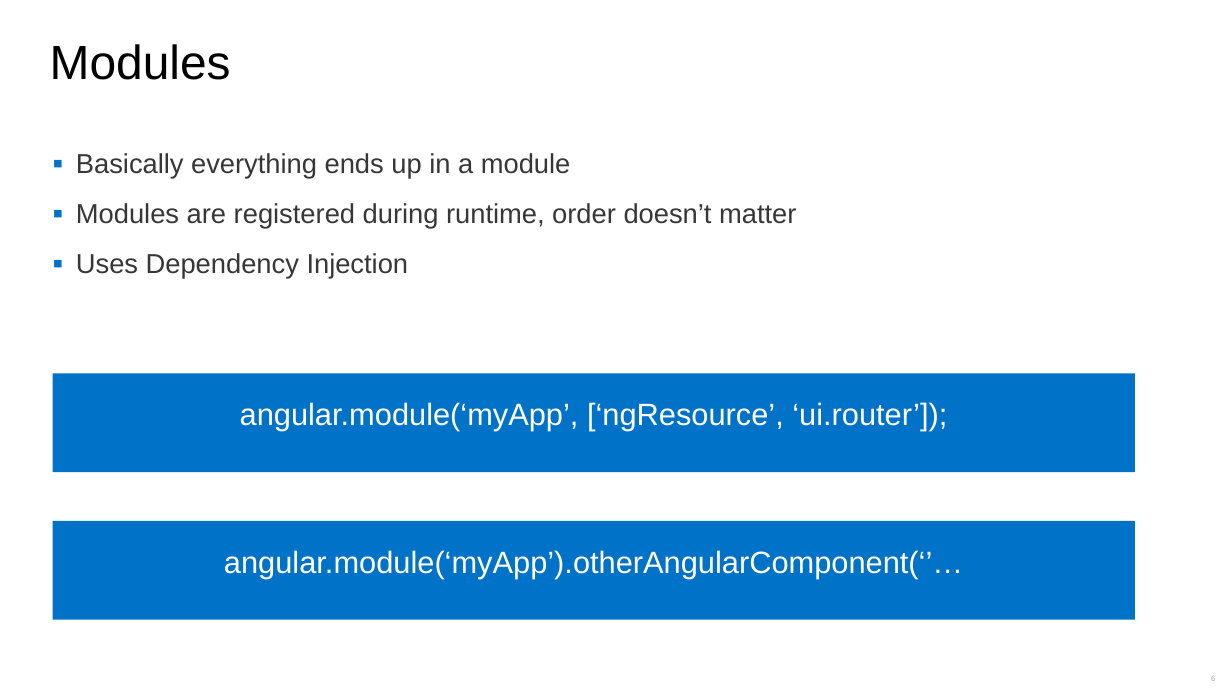
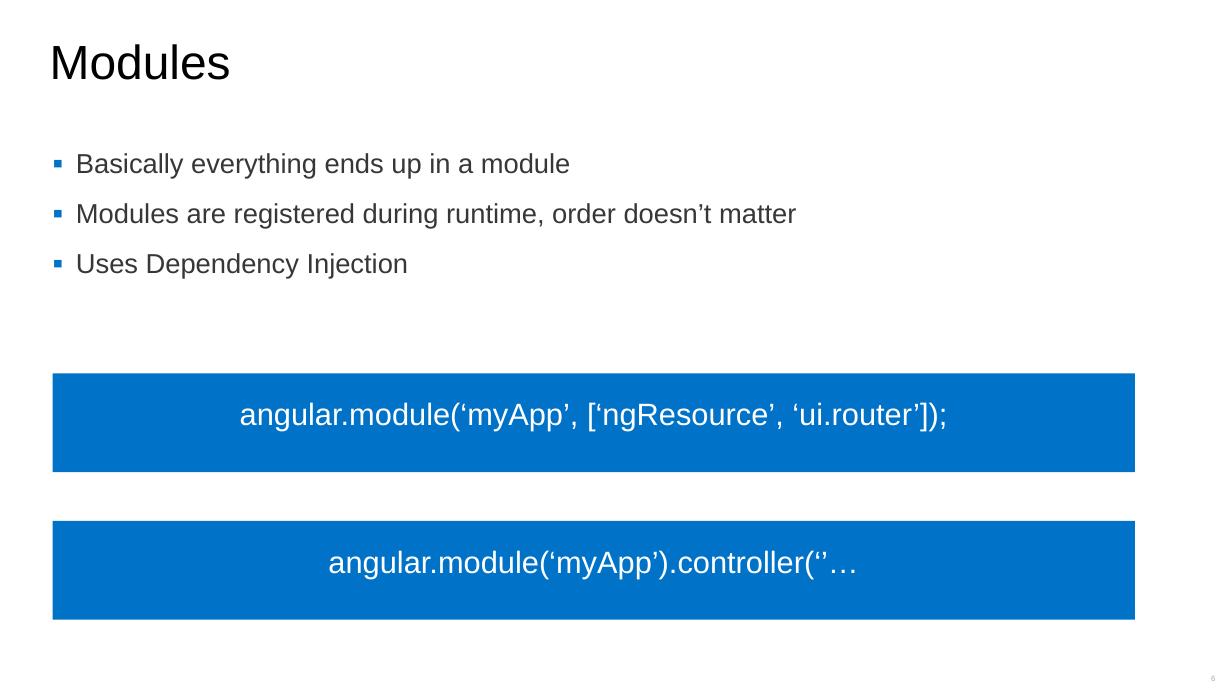
Before and after one commit to jordan-wester/mvp-mix-2015, a slide deck: slide 6 of intro-slides/mvp-mix-part-1.pptx. Drawn at 1232x693 pixels with LibreOffice and Linux fonts; fonts in the diff are those of the drawing. Boxes give left, top, right and bottom in pixels: in the first picture for what was removed or moved away, otherwise in the second. Text is boxed around its words. In the diff, an @@ line names an element or a change of style, - is before the commit and + after.

```diff
--- a/intro-slides/mvp-mix-part-1.pptx
+++ b/intro-slides/mvp-mix-part-1.pptx
@@ text in rectangle at bbox=[328, 550, 858, 578]: text changed @@
-angular.module(‘myApp’).otherAngularComponent(‘’…
+angular.module(‘myApp’).controller(‘’…
```
Also in this commit, not shown: 2 other slides changed.
